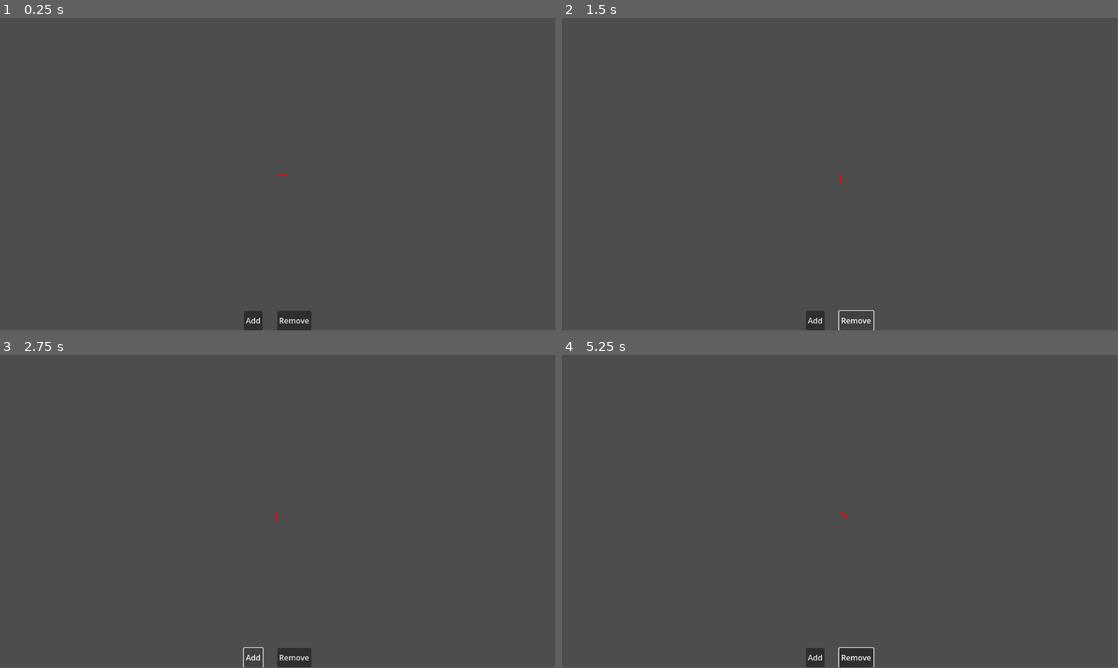
Above: before the commit, frames 1-4 (two rows, left to right).
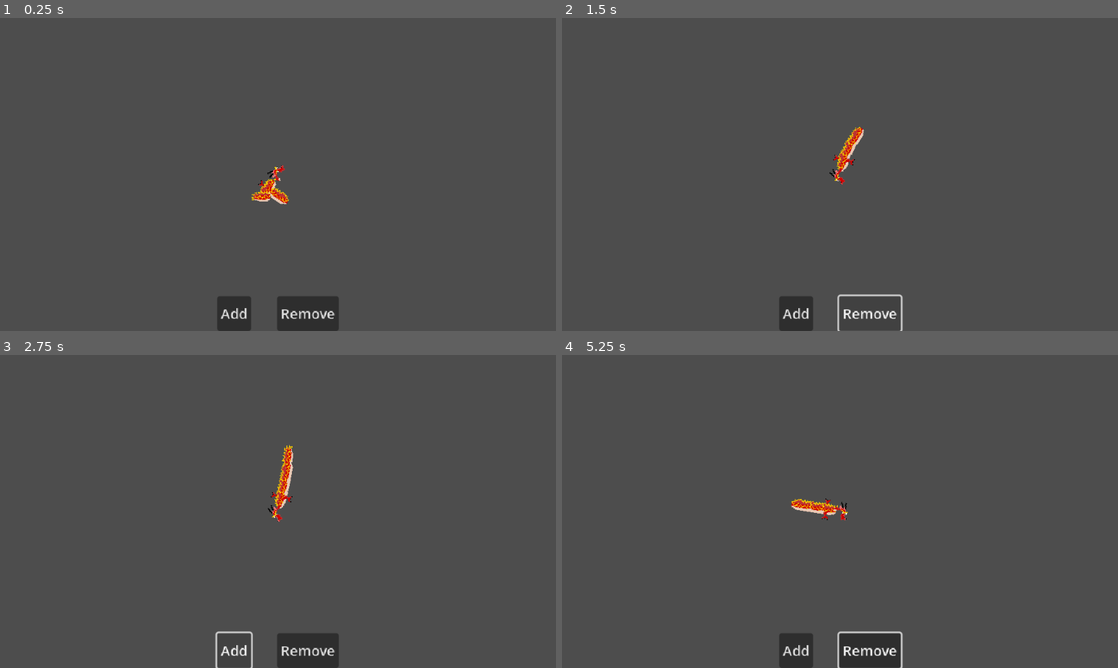
Above: after the commit, the same moments.

Repository: Steaf23/GMTK-2025
Game: Godot game, scene res://world.tscn
The game is run twice, just before and just after one commit, with the same random seed, the same clock (stepped at 60 frames per second) and the same inputs.
Inputs (mouse positions are in pixels of both pictures, inside the frame that each line leads up to):
- Up to frame 1 (0.25 s): no input
- Up to frame 2 (1.5 s): click "Add" at 0.5 s; click "Remove" at 1.25 s
- Up to frame 3 (2.75 s): click "Add" at 2 s
- Up to frame 4 (5.25 s): click "Remove" at 2.75 s; click "Add" at 3.5 s; click "Remove" at 4.25 s; move the mouse to (962, 495) at 5.02 s
In our replay, the window is 799x449 before the commit and 800x450 after it. These sizes can differ from the game's own. Grey fills any space a smaller window leaves; there, only what the larger window draws over its background counts as a difference.

The runs differ from the first frame. In frame 1, 2.0% of the frame differs, in the area x 39-61%, y 47-100%; in frame 2, 1.5%; in frame 3, 1.7%; in frame 4, 2.1%, in the area x 39-62%, y 45-100%.

Commit message:
- added sprites and to dragon music to level

Diff:
--- /dev/null
+++ b/default_bus_layout.tres
@@ -0,0 +1,4 @@
+[gd_resource type="AudioBusLayout" format=3 uid="uid://brlblj4ah5prk"]
+
+[resource]
+bus/0/volume_db = -18.9844
--- a/dragon/body_segment.gd
+++ b/dragon/body_segment.gd
@@ -1,9 +1,38 @@
+class_name Segment
 extends CharacterBody2D
 
 
 @onready var leading: Node2D = null
 
+@onready var is_last: bool = false:
+	set(value):
+		is_last = value
+		if is_node_ready():
+			if is_last:
+				$Sprite.animation = "tail"
+			elif has_arms:
+				$Sprite.animation = "arms"
+			else:
+				$Sprite.animation = "default"
+
+@onready var has_arms: bool = false:
+	set(value):
+		has_arms = value
+		if is_node_ready() and has_arms:
+			$Sprite.animation = "arms"
+
+@onready var body_angle: float = 0.0
+
+
+func _ready() -> void:
+	has_arms = randi() % 5 == 0 # A segment has 1 in 3 chance to have arms
+
+
 func update_position(leading: Node2D, follow_distance: float, speed: int, delta: float) -> bool:
+	if leading is not Segment: # leading must be the head, so we have arms.
+		has_arms = true
+
+
 	self.leading = leading
 	var target = leading.global_position.direction_to(global_position) * follow_distance + leading.global_position
 
@@ -18,3 +47,17 @@
 	#b.velocity = lerp(old_velocity, b.velocity, 0.1)
 	move_and_slide()
 	return true
+
+
+func _process(delta: float) -> void:
+	if not leading:
+		return
+
+	body_angle = Vector2.RIGHT.angle_to(global_position.direction_to(leading.global_position))
+
+	if body_angle < -PI/2 or body_angle > PI/2:
+		$Sprite.scale.y = -1
+	else:
+		$Sprite.scale.y = 1
+
+	$Sprite.rotation = body_angle
--- a/dragon/body_segment.tscn
+++ b/dragon/body_segment.tscn
@@ -1,8 +1,38 @@
-[gd_scene load_steps=3 format=3 uid="uid://bbm74415xgith"]
+[gd_scene load_steps=7 format=3 uid="uid://bbm74415xgith"]
 
 [ext_resource type="Script" uid="uid://b5nvpu2dfv8x" path="res://dragon/body_segment.gd" id="1_ll60o"]
+[ext_resource type="Texture2D" uid="uid://b1xw0wbsbjyyc" path="res://dragon/dragon_sprites/dragon_torso_arms.png" id="2_rfv6h"]
+[ext_resource type="Texture2D" uid="uid://dnxde8ul5kpl6" path="res://dragon/dragon_sprites/dragon_torso.png" id="3_xyygd"]
+[ext_resource type="Texture2D" uid="uid://clp0l0mbpum1p" path="res://dragon/dragon_sprites/dragon_tail.png" id="4_xyygd"]
 
 [sub_resource type="CircleShape2D" id="CircleShape2D_aqk2v"]
+
+[sub_resource type="SpriteFrames" id="SpriteFrames_7frwa"]
+animations = [{
+"frames": [{
+"duration": 1.0,
+"texture": ExtResource("2_rfv6h")
+}],
+"loop": true,
+"name": &"arms",
+"speed": 5.0
+}, {
+"frames": [{
+"duration": 1.0,
+"texture": ExtResource("3_xyygd")
+}],
+"loop": true,
+"name": &"default",
+"speed": 5.0
+}, {
+"frames": [{
+"duration": 1.0,
+"texture": ExtResource("4_xyygd")
+}],
+"loop": true,
+"name": &"tail",
+"speed": 5.0
+}]
 
 [node name="BodySegment" type="CharacterBody2D" groups=["segment"]]
 collision_mask = 2
@@ -11,3 +41,7 @@
 
 [node name="Collision" type="CollisionShape2D" parent="."]
 shape = SubResource("CircleShape2D_aqk2v")
+
+[node name="Sprite" type="AnimatedSprite2D" parent="."]
+sprite_frames = SubResource("SpriteFrames_7frwa")
+flip_h = true
--- a/dragon/dragon.gd
+++ b/dragon/dragon.gd
@@ -12,7 +12,7 @@
 var strangle_points: PackedVector2Array = []
 
 func _ready() -> void:
-	for i in 50:
+	for i in 3:
 		add_segment()
 
 
@@ -41,7 +41,11 @@
 	segment.global_position = leading.global_position
 	segment.add_collision_exception_with(leading)
 	leading.add_collision_exception_with(segment)
+	if leading is Segment:
+		leading.is_last = false
+
 	$Body.add_child(segment)
+	segment.is_last = true
 
 
 func remove_segment() -> void:
@@ -49,6 +53,9 @@
 		return
 
 	var b = $Body.get_children().pop_back()
+
+	if $Body.get_child(-1) is Segment:
+		$Body.get_child(-1).is_last = true
 	b.queue_free()
 
 
@@ -63,6 +70,7 @@
 	head.is_eating = true
 	speed_mult = 0.6
 	eating_count += 1
+	head.bite()
 	await get_tree().create_timer(0.5).timeout
 
 	eating_count = max(eating_count - 1, 0)
@@ -77,6 +85,12 @@
 
 
 func _draw() -> void:
+	#for b in segments():
+		#draw_circle(to_local(b.global_position), 10, Color.html("#e8c7b3"))
+		#
+	#for b in segments():
+		#draw_circle(to_local(b.global_position) + Vector2(0, 5), 10, Color.html("#cf0000"))
+	#
 	if strangle_points.is_empty():
 		return
 
@@ -127,3 +141,9 @@
 
 	for r in results:
 		print("Found body: ", r.collider)
+
+
+func segments() -> Array[Segment]:
+	var arr: Array[Segment]
+	arr.assign($Body.get_children())
+	return arr
--- a/dragon/dragon.tscn
+++ b/dragon/dragon.tscn
@@ -1,14 +1,48 @@
-[gd_scene load_steps=5 format=3 uid="uid://d8o1vugqmmxy"]
+[gd_scene load_steps=11 format=3 uid="uid://d8o1vugqmmxy"]
 
 [ext_resource type="Script" uid="uid://cc6d6md11c45e" path="res://dragon/dragon.gd" id="1_lmeim"]
 [ext_resource type="Script" uid="uid://c6f6pfor75aa3" path="res://dragon/head.gd" id="2_irmc6"]
+[ext_resource type="Texture2D" uid="uid://bxk08gah0jqp7" path="res://dragon/dragon_sprites/dragon_head1.png" id="3_irmc6"]
+[ext_resource type="Texture2D" uid="uid://ikd2nufxf437" path="res://dragon/dragon_sprites/dragon_head2.png" id="3_qw8pt"]
+[ext_resource type="Texture2D" uid="uid://btj1ahqh0clsk" path="res://dragon/dragon_sprites/dragon_head3.png" id="4_g2ok4"]
+[ext_resource type="Texture2D" uid="uid://d2taq07w2075w" path="res://dragon/dragon_sprites/dragon_head4.png" id="5_r8lk1"]
+[ext_resource type="Texture2D" uid="uid://bk72j60ba1c7u" path="res://dragon/dragon_sprites/dragon_head5.png" id="6_bu73e"]
 
 [sub_resource type="CircleShape2D" id="CircleShape2D_aqk2v"]
 
 [sub_resource type="CircleShape2D" id="CircleShape2D_tlwt5"]
 radius = 7.0
 
+[sub_resource type="SpriteFrames" id="SpriteFrames_5ebm8"]
+animations = [{
+"frames": [{
+"duration": 1.0,
+"texture": ExtResource("3_qw8pt")
+}, {
+"duration": 1.0,
+"texture": ExtResource("4_g2ok4")
+}, {
+"duration": 1.0,
+"texture": ExtResource("5_r8lk1")
+}, {
+"duration": 1.0,
+"texture": ExtResource("6_bu73e")
+}],
+"loop": false,
+"name": &"bite",
+"speed": 15.0
+}, {
+"frames": [{
+"duration": 1.0,
+"texture": ExtResource("3_irmc6")
+}],
+"loop": true,
+"name": &"default",
+"speed": 5.0
+}]
+
 [node name="Dragon" type="Node2D"]
+y_sort_enabled = true
 script = ExtResource("1_lmeim")
 
 [node name="Head" type="CharacterBody2D" parent="."]
@@ -22,6 +56,7 @@
 [node name="Camera2D" type="Camera2D" parent="Head"]
 
 [node name="HeadPivot" type="Node2D" parent="Head"]
+rotation = 0.00399432
 
 [node name="Mouth" type="Area2D" parent="Head/HeadPivot"]
 position = Vector2(10, 0)
@@ -31,11 +66,22 @@
 [node name="CollisionShape2D" type="CollisionShape2D" parent="Head/HeadPivot/Mouth"]
 shape = SubResource("CircleShape2D_tlwt5")
 
+[node name="Sprite" type="AnimatedSprite2D" parent="Head/HeadPivot"]
+unique_name_in_owner = true
+position = Vector2(5, 0)
+sprite_frames = SubResource("SpriteFrames_5ebm8")
+animation = &"bite"
+autoplay = "default"
+flip_h = true
+
 [node name="Area2D" type="Area2D" parent="Head"]
 
 [node name="CollisionShape2D" type="CollisionShape2D" parent="Head/Area2D"]
 
 [node name="Body" type="Node2D" parent="."]
 
+[node name="Line2D" type="Line2D" parent="."]
+
 [connection signal="area_entered" from="Head/HeadPivot/Mouth" to="." method="_on_mouth_area_entered"]
 [connection signal="body_entered" from="Head/HeadPivot/Mouth" to="." method="_on_mouth_body_entered"]
+[connection signal="animation_finished" from="Head/HeadPivot/Sprite" to="Head" method="_on_sprite_animation_finished"]
--- a/dragon/head.gd
+++ b/dragon/head.gd
@@ -17,8 +17,21 @@
 	velocity = cur_dir * speed
 	move_and_slide()
 	queue_redraw()
+
+	var angle = velocity.angle()
+	if angle < -PI/2 or angle > PI/2:
+		%Sprite.scale.y = -1
+	else:
+		%Sprite.scale.y = 1
+
 	$HeadPivot.rotation = velocity.angle()
 
 
-func _draw() -> void:
-	draw_line(Vector2.ZERO, cur_dir * 20, Color.RED, 3)
+func bite() -> void:
+	%Sprite.play("bite")
+
+
+func _on_sprite_animation_finished() -> void:
+	print(%Sprite.animation)
+	if %Sprite.animation == "bite":
+		%Sprite.play("default")
--- a/project.godot
+++ b/project.godot
@@ -15,6 +15,13 @@
 config/features=PackedStringArray("4.4", "GL Compatibility")
 config/icon="res://icon.svg"
 
+[display]
+
+window/size/viewport_width=1280
+window/size/viewport_height=720
+window/stretch/mode="canvas_items"
+window/stretch/scale=2.0
+
 [global_group]
 
 consumable=""
@@ -26,5 +33,6 @@
 
 [rendering]
 
+textures/canvas_textures/default_texture_filter=0
 renderer/rendering_method="gl_compatibility"
 renderer/rendering_method.mobile="gl_compatibility"
--- a/world.gd
+++ b/world.gd
@@ -1,6 +1,10 @@
 extends Node2D
 
 @onready var dragon: Dragon = $Dragon
+
+
+func _ready() -> void:
+	randomize()
 
 func _on_add_pressed() -> void:
 	dragon.add_segment()
--- a/world.tscn
+++ b/world.tscn
@@ -1,8 +1,9 @@
-[gd_scene load_steps=5 format=3 uid="uid://bupsu2mvx1scy"]
+[gd_scene load_steps=6 format=3 uid="uid://bupsu2mvx1scy"]
 
 [ext_resource type="PackedScene" uid="uid://d8o1vugqmmxy" path="res://dragon/dragon.tscn" id="1_fj7yv"]
 [ext_resource type="Script" uid="uid://ltdh8p4c31as" path="res://world.gd" id="1_tlwt5"]
 [ext_resource type="PackedScene" uid="uid://b7coq10u52ija" path="res://warrior.tscn" id="3_tlwt5"]
+[ext_resource type="AudioStream" uid="uid://r7gpjshk6a70" path="res://sound/game_music.wav" id="4_aqk2v"]
 
 [sub_resource type="RectangleShape2D" id="RectangleShape2D_fj7yv"]
 size = Vector2(71.8284, 24.543)
@@ -99,5 +100,9 @@
 [node name="Warrior7" parent="." instance=ExtResource("3_tlwt5")]
 position = Vector2(18, 201)
 
+[node name="AudioStreamPlayer" type="AudioStreamPlayer" parent="."]
+stream = ExtResource("4_aqk2v")
+autoplay = true
+
 [connection signal="pressed" from="CanvasLayer/HBoxContainer/Add" to="." method="_on_add_pressed"]
 [connection signal="pressed" from="CanvasLayer/HBoxContainer/Remove" to="." method="_on_remove_pressed"]
Not shown, added: sound/game_music.wav.import
Not shown, added: sound/game_music.wav
